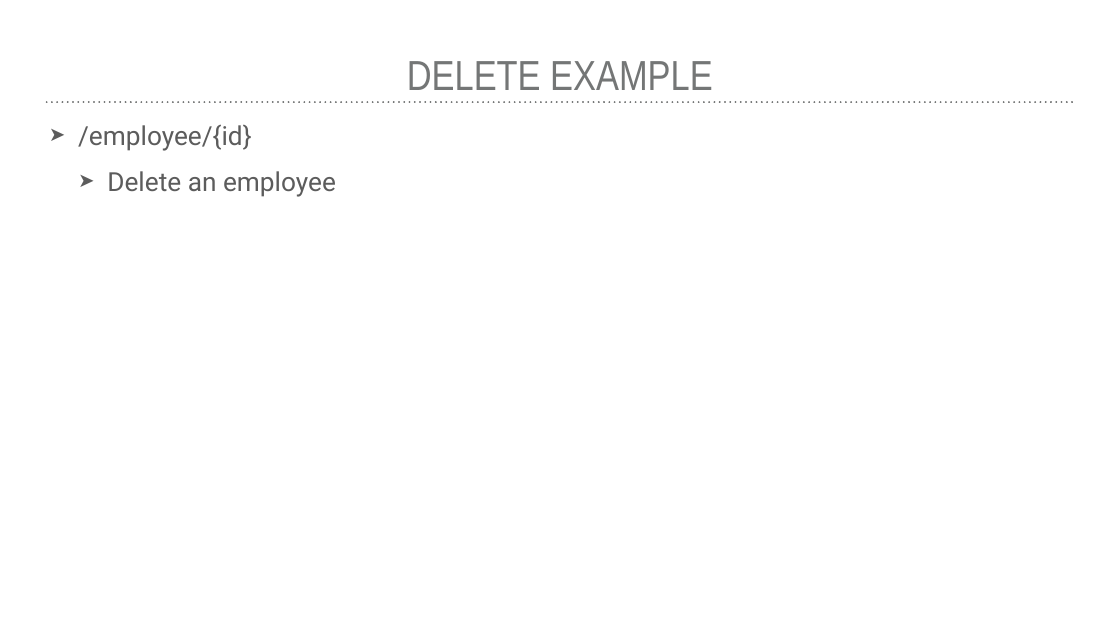
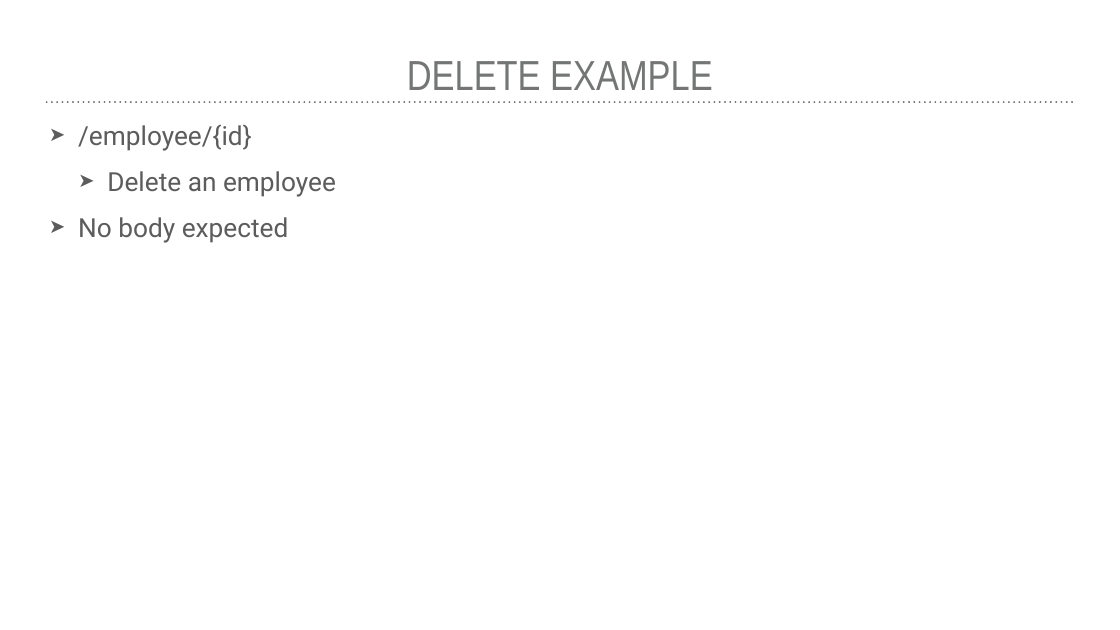
Before and after one commit to jhgoodwin/rest-api-intro, a slide deck: slide 11 of Rest API - Intro.pptx. Drawn at 1120x630 pixels with LibreOffice and Linux fonts; fonts in the diff are those of the drawing. Boxes give left, top, right and bottom in pixels: in the first picture for what was removed or moved away, otherwise in the second. Text is boxed around its words. In the diff, an @@ line names an element or a change of style, - is before the commit and + after.

```diff
--- a/Rest API - Intro.pptx
+++ b/Rest API - Intro.pptx
@@ text at [78, 217, 289, 243]: paragraph added @@
+➤ No body expected
```
Also in this commit, not shown: 4 other slides changed, 1 other file.
